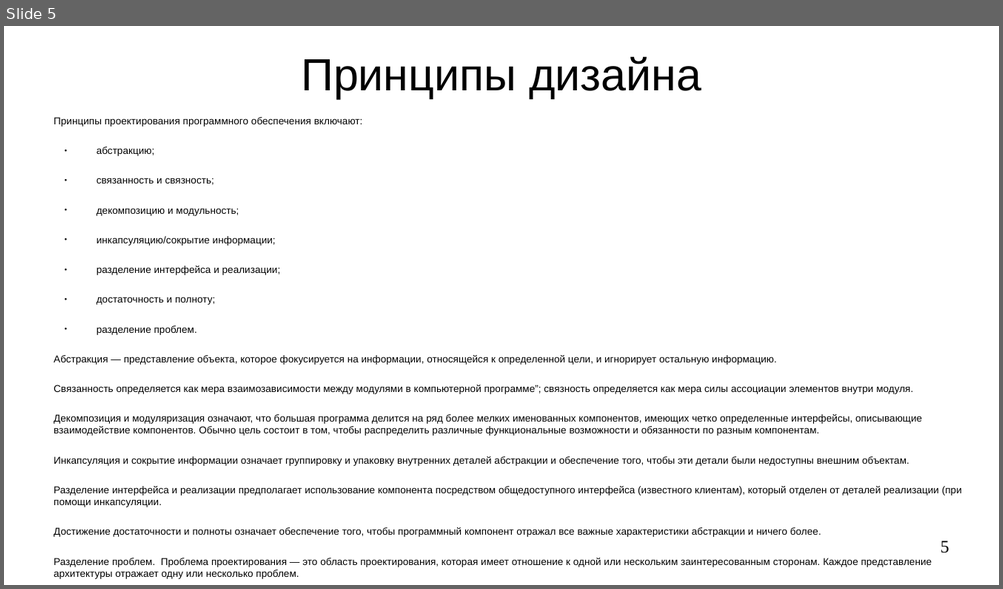
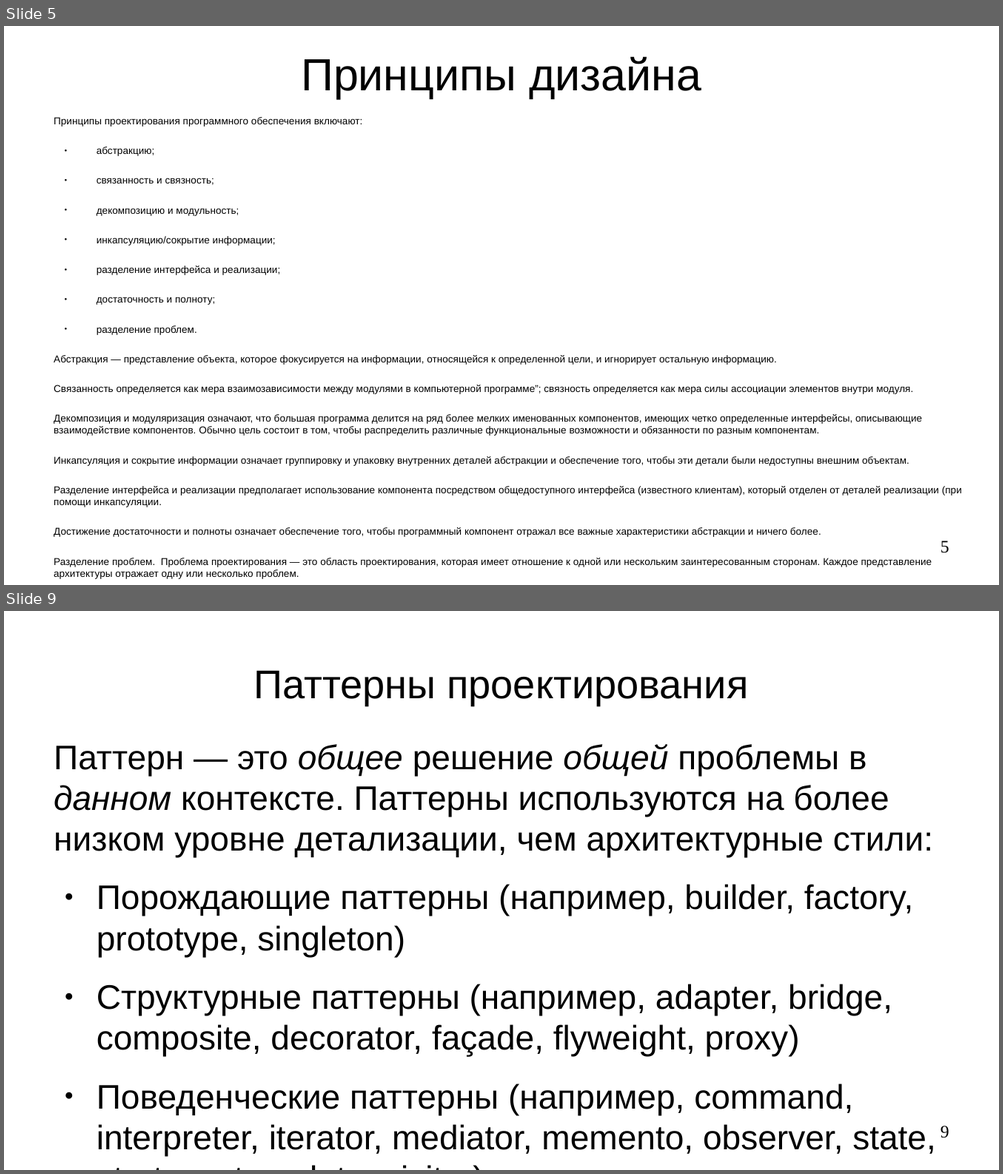
Before and after one commit to steelcraft/stud-lab, a slide deck: Лекции/CASWE01#L2.odp. Shown one above the other, each under a label of ours: slide 5 before the commit, slides 5 and 9 after it; the slides between them are not shown. The pictures are 1003x589 and 1003x1174 pixels, drawn with LibreOffice and Linux fonts; fonts in the diff are those of the drawing. Boxes give left, top, right and bottom in pixels: in the first picture for what was removed or moved away, otherwise in the second. Text is boxed around its words. In the diff, an @@ line names an element or a change of style, - is before the commit and + after.

```diff
--- a/Лекции/CASWE01#L2.odp
+++ b/Лекции/CASWE01#L2.odp
@@ slide 9 added at <box>4,611,999,1170</box>, background #FFFFFF @@
@@ title added at <box>253,670,748,705</box>, 32 pt, text #000000 @@
+Паттерны проектирования
@@ text added at <box>54,744,936,1156</box>, 27.2 pt, text #000000 @@
+Паттерн — это общее решение общей проблемы в данном контексте. Паттерны используются на более низком уровне детализации, чем архитектурные стили:
+● Порождающие паттерны (например, builder, factory, prototype, singleton)
+● Структурные паттерны (например, adapter, bridge, composite, decorator, façade, flyweight, proxy)
+● Поведенческие паттерны (например, command, interpreter, iterator, mediator, memento, observer, state, strategy, template, visitor)
@@ page number added at <box>940,1126,949,1139</box>, 14 pt, text #000000 @@
+9
```
Also in this commit, not shown: 1 slide changed, 6 other slides added.
